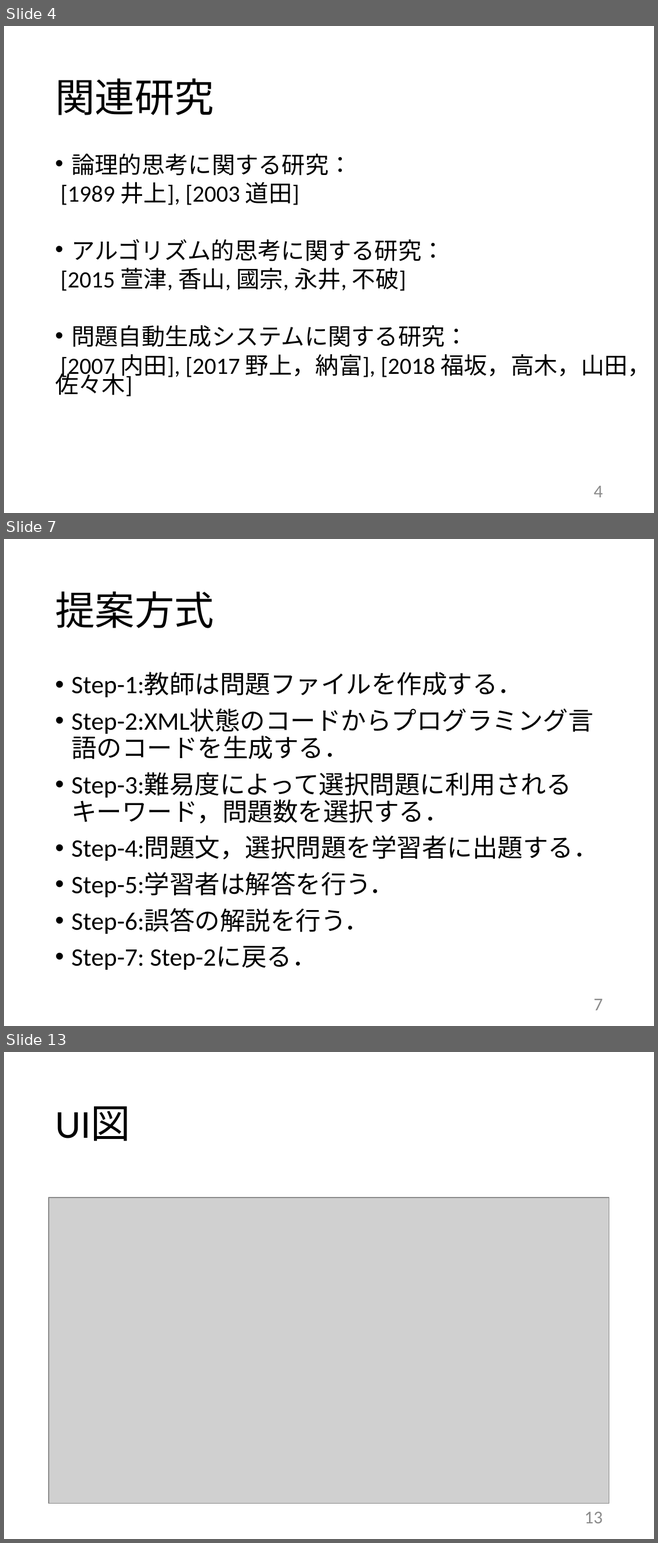
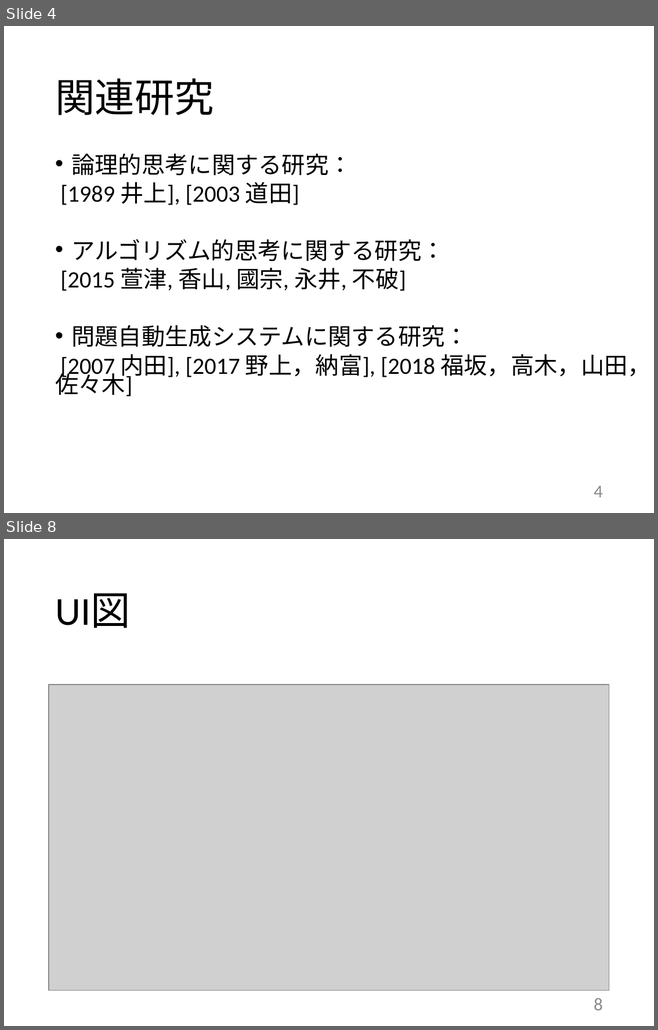
Before and after one commit to kait-takanolab/1821121-shimaoka-thesis, a slide deck: 1821121_shimaoka_thesis.pptx. Shown one above the other, each under a label of ours: slides 4, 7 and 13 before the commit, slides 4 and 8 after it; the slides between them are not shown. The pictures are 658x1543 and 658x1030 pixels, drawn with LibreOffice and Linux fonts; fonts in the diff are those of the drawing; grey boxes stand for pictures. Boxes give left, top, right and bottom in pixels: in the first picture for what was removed or moved away, otherwise in the second. Text is boxed around its words. In the diff, an @@ line names an element or a change of style, - is before the commit and + after.

```diff
--- a/1821121_shimaoka_thesis.pptx
+++ b/1821121_shimaoka_thesis.pptx
@@ slide 7 removed at (x1=4, y1=539, x2=654, y2=1026), background #FFFFFF @@
@@ title removed at (x1=55, y1=591, x2=214, y2=628) @@
-提案方式
@@ text removed at (x1=71, y1=672, x2=598, y2=970) @@
-• Step-1:教師は問題ファイルを作成する．
-• Step-2:XML状態のコードからプログラミング言語のコードを生成する．
-• Step-3:難易度によって選択問題に利用されるキーワード，問題数を選択する．
-• Step-4:問題文，選択問題を学習者に出題する．
-• Step-5:学習者は解答を行う．
-• Step-6:誤答の解説を行う．
-• Step-7: Step-2に戻る．
@@ page number removed at (x1=593, y1=999, x2=603, y2=1011) @@
-7
@@ what was slide 13 is now slide 8 @@
@@ page number at (x1=593, y1=998, x2=603, y2=1011): text changed @@
-13
+8
```
Also in this commit, not shown: 5 slides changed, 6 other slides removed, 4 other files.
